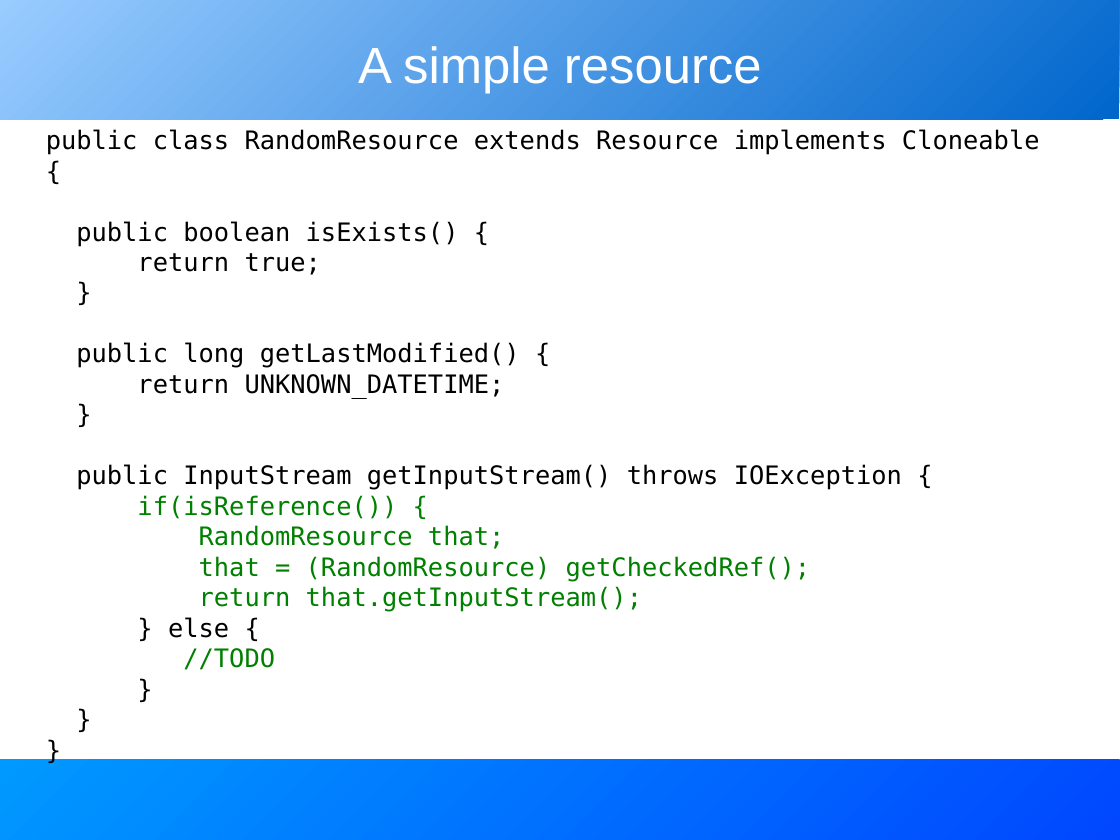
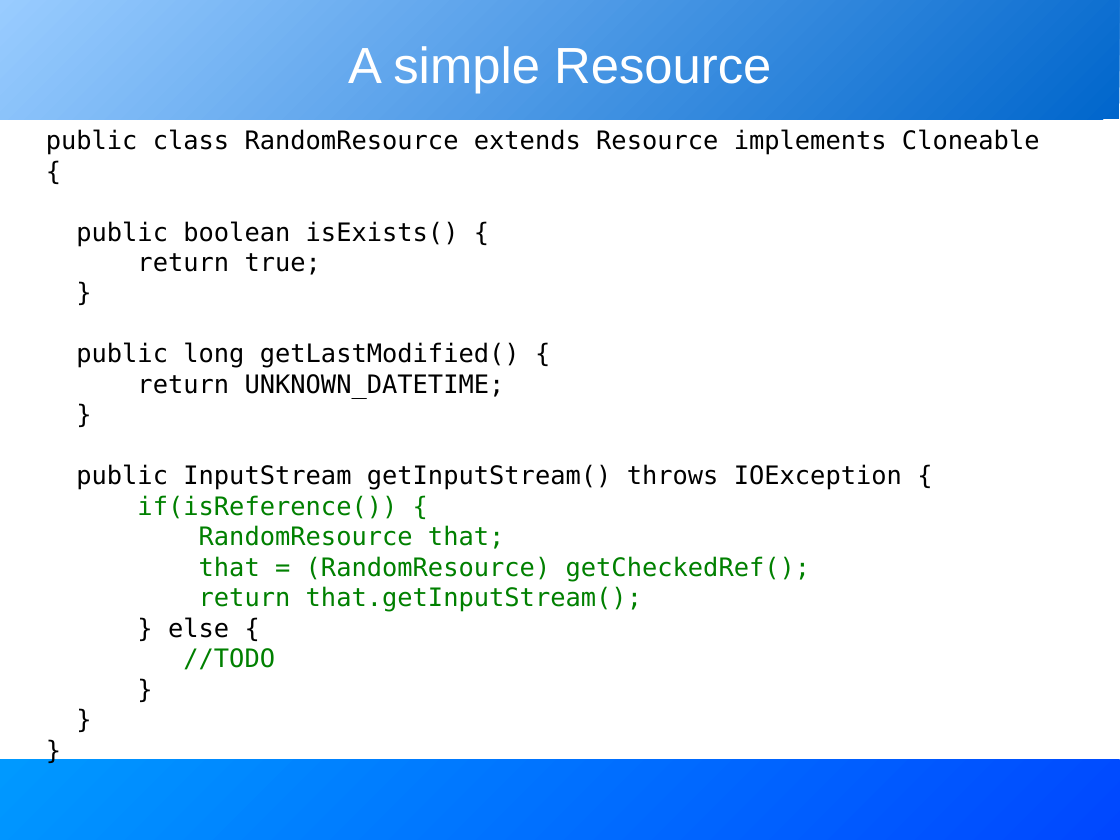
Before and after one commit to BeatrizTercero/repoSvnAnt, a slide deck: slide 25 of core/trunk/docs/slides/extending_ant.odp (slide 24 before the commit). Drawn at 1120x840 pixels with LibreOffice and Linux fonts; fonts in the diff are those of the drawing. Boxes give left, top, right and bottom in pixels: in the first picture for what was removed or moved away, otherwise in the second. Text is boxed around its words. In the diff, an @@ line names an element or a change of style, - is before the commit and + after.

```diff
--- a/core/trunk/docs/slides/extending_ant.odp
+++ b/core/trunk/docs/slides/extending_ant.odp
@@ title at box(348, 46, 771, 93): text changed @@
-A simple resource
+A simple Resource
```
Also in this commit, not shown: 10 other slides changed, 4 slides added.
